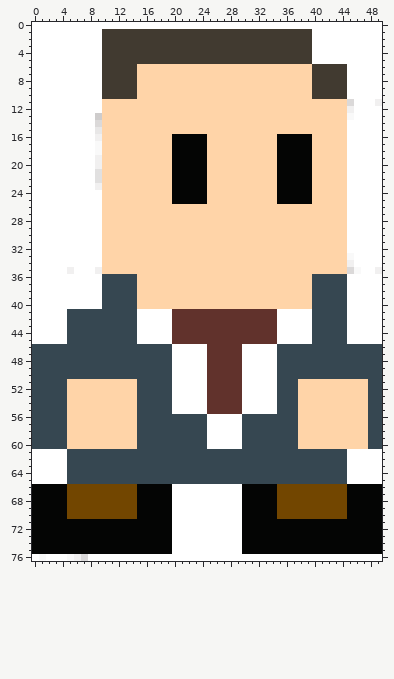
A sprite sheet gets an edit: Images/ronaldus_standing.png. This is how it looked before the edit.
The file is 50x77 pixels. Colours within 5 levels of each other are drawn and written as one.
After:
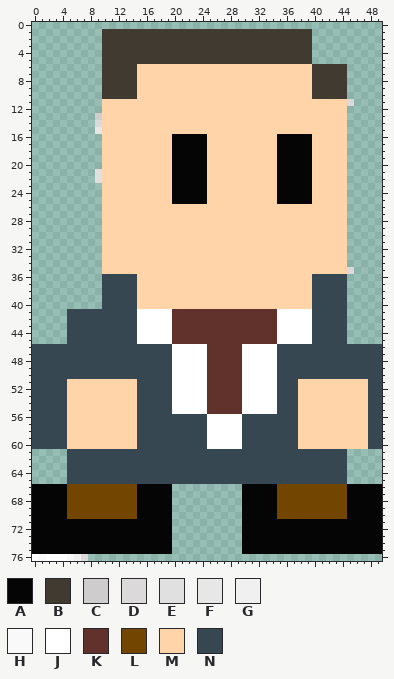
Palette (. is transparent): A #040504  B #413a30  C #cecccc  D #dbd9d9  E #e1e0e0  F #e8e7e7  G #f1f0f0  H #f9f9f9  J #ffffff  K #61322c  L #724600  M #ffd4a8  N #364751
What changed:
Changed rows in their new state; - is an unchanged pixel.
first column x 0:
 0 ..................................................
 1 ..........------------------------------..........
 2 ..........------------------------------..........
 3 ..........------------------------------..........
 4 ..........------------------------------..........
 5 ..........------------------------------..........
 6 ..........-----------------------------------.....
 7 ..........-----------------------------------.....
 8 ..........-----------------------------------.....
 9 ..........-----------------------------------.....
10 ..........-----------------------------------.....
11 ..........------------------------------------....
12 ..........-----------------------------------.....
13 .........------------------------------------.....
14 .........------------------------------------.....
15 .........------------------------------------.....
16 ..........-----------------------------------.....
17 ..........-----------------------------------.....
18 ..........-----------------------------------.....
19 ..........-----------------------------------.....
20 ..........-----------------------------------.....
21 .........------------------------------------.....
22 .........------------------------------------.....
23 ..........-----------------------------------.....
24 ..........-----------------------------------.....
25 ..........-----------------------------------.....
26 ..........-----------------------------------.....
27 ..........-----------------------------------.....
28 ..........-----------------------------------.....
29 ..........-----------------------------------.....
30 ..........-----------------------------------.....
31 ..........-----------------------------------.....
32 ..........-----------------------------------.....
33 ..........-----------------------------------.....
34 ..........-----------------------------------.....
35 ..........------------------------------------....
36 ..........-----------------------------------.....
37 ..........-----------------------------------.....
38 ..........-----------------------------------.....
39 ..........-----------------------------------.....
40 ..........-----------------------------------.....
41 .....----------------------------------------.....
42 .....----------------------------------------.....
43 .....----------------------------------------.....
44 .....----------------------------------------.....
45 .....----------------------------------------.....
first column x 0:
61 .....----------------------------------------.....
62 .....----------------------------------------.....
63 .....----------------------------------------.....
64 .....----------------------------------------.....
65 .....----------------------------------------.....
66 --------------------..........--------------------
67 --------------------..........--------------------
68 --------------------..........--------------------
69 --------------------..........--------------------
70 --------------------..........--------------------
71 --------------------..........--------------------
72 --------------------..........--------------------
73 --------------------..........--------------------
74 --------------------..........--------------------
75 --------------------..........--------------------
76 --------..........................................
